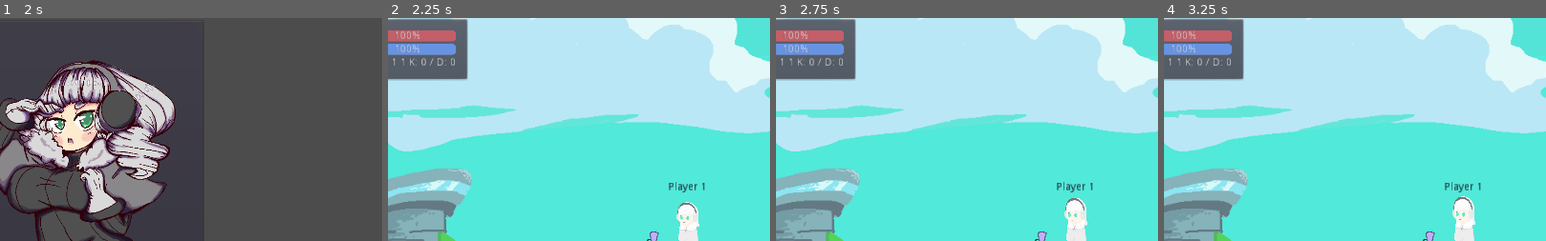
Above: before the commit, frames 1-4 (left to right).
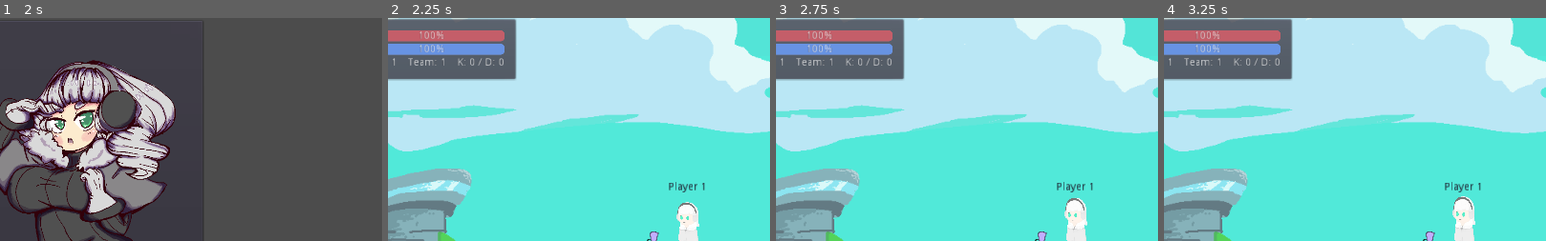
Above: after the commit, the same moments.

Repository: VGDC-UCI/Shooty-Game
Game: Godot game, scene res://src/main/server/Startup.tscn
The game is run twice, just before and just after one commit, with the same random seed, the same clock (stepped at 60 frames per second) and the same inputs. The engine's default icon, where the game draws it, is replaced by a stand-in: a white triangle on a blue panel in a dark square.
Inputs (mouse positions are % of the whole screen's width and height, from its top left):
- Up to frame 1 (2 s): click "Training Mode" at 0.5 s; click "Local Multiplayer" at 1.25 s
- Up to frame 2 (2.25 s): click "Start Game" at 2 s
- Up to frame 3 (2.75 s): no input
- Up to frame 4 (3.25 s): move the mouse to (72, 45) at 2.77 s; hold D (move_right) from 2.78 s (still down); right-click (72, 45) at 2.85 s; tap Space (jump_pressed) at 3.02 s; click (72, 45) at 3.05 s
The pictures show only the part of the screen within x 11-61%, y 0-50%; the shares and areas given below are measured in that part.

Frame 1 is identical in both runs. In frame 2, 4.6% of the frame differs, in the area x 2-34%, y 0-29%; in frame 3, 4.6%; in frame 4, 4.6%.

Commit message:
Added sound effects for jumping, shooting, dashing, and taking damage

Diff:
--- a/src/main/game/player/Player.tscn
+++ b/src/main/game/player/Player.tscn
@@ -10,6 +10,10 @@
 [ext_resource path="res://src/main/game/player/shield_bar.tres" type="StyleBox" id=8]
 [ext_resource path="res://src/main/game/player/health_bar.tres" type="StyleBox" id=9]
 [ext_resource path="res://src/main/game/player/progress_bar_back.tres" type="StyleBox" id=10]
+[ext_resource path="res://src/main/game/player/audio/shoot.wav" type="AudioStream" id=11]
+[ext_resource path="res://src/main/game/player/audio/jump..wav" type="AudioStream" id=12]
+[ext_resource path="res://src/main/game/player/audio/dash.wav" type="AudioStream" id=13]
+[ext_resource path="res://src/main/game/player/audio/hit.wav" type="AudioStream" id=14]
 
 [sub_resource type="AtlasTexture" id=1]
 flags = 4
@@ -424,3 +428,15 @@
 [node name="gun" type="Sprite" parent="Position2D"]
 position = Vector2( 53.5645, 0.374603 )
 texture = ExtResource( 7 )
+
+[node name="ShootSFX" type="AudioStreamPlayer2D" parent="."]
+stream = ExtResource( 11 )
+
+[node name="JumpSFX" type="AudioStreamPlayer2D" parent="."]
+stream = ExtResource( 12 )
+
+[node name="DashSFX" type="AudioStreamPlayer2D" parent="."]
+stream = ExtResource( 13 )
+
+[node name="HitSFX" type="AudioStreamPlayer2D" parent="."]
+stream = ExtResource( 14 )
--- a/src/main/game/player/player_behavior.gd
+++ b/src/main/game/player/player_behavior.gd
@@ -53,18 +53,20 @@
 # Jumping States
 var air_jumps_left = air_jumps
 var	jump_persistance_time_frame := 0.2 # The time frame after the last jump press will still activate
-var jump_persistance_time_left := 0.0 # The current time frame left for jump to be called
+puppet var jump_persistance_time_left := 0.0 # The current time frame left for jump to be called
 var on_ground_persistance_time_frame := 0.2 # The time frame since last ground touch that will still count as on ground
 var on_ground_persistance_time_left := 0.0 # The current time frame left for on ground to be true
-var half_jump := false
+puppet var half_jump := false
 var jumped: bool = false
 # Jumping References
 onready var jump_particles_scene: PackedScene = load("res://src/main/game/player/particles/JumpParticles.tscn")
+onready var jump_sfx: AudioStreamPlayer2D = $JumpSFX
 
 # Dash Properties
 export var dash_force := 1300
 onready var dash_timer = $DashTimer
 onready var dash_particles = $DashParticles
+onready var dash_sfx: AudioStreamPlayer2D = $DashSFX
 export(PackedScene) var dash_object
 export var dash_length := 1 # Dash cooldown
 export var dash_times := 1
@@ -98,6 +100,8 @@
 var time_left_till_next_bullet = fire_rate
 # Combat References
 onready var gun_particles_scene: PackedScene = load("res://src/main/game/player/particles/GunParticles.tscn")
+onready var shoot_sfx: AudioStreamPlayer2D = $ShootSFX
+onready var hit_sfx: AudioStreamPlayer2D = $HitSFX
 
 # Animations
 onready var animated_sprite: AnimatedSprite = $AnimatedSprite
@@ -246,6 +250,7 @@
 	jump_persistance_time_left = 0
 	jumped = true
 	spawn_jump_particles()
+	jump_sfx.play()
 
 
 func spawn_jump_particles() -> void:
@@ -295,6 +300,7 @@
 	var dash_node = dash_object.instance()
 	dash_timer.start(dash_length)
 	dash_particles.emitting = true
+	dash_sfx.play()
 	if(is_on_wall()):
 		is_dashing = false
 	is_dashing = false
@@ -317,6 +323,7 @@
 		get_tree().get_root().add_child(bullet)
 		time_left_till_next_bullet = fire_rate
 		spawn_gun_particles()
+		shoot_sfx.play()
 
 
 func spawn_gun_particles() -> void:
@@ -377,6 +384,8 @@
 
 
 func on_hit(damage: float) -> void:
+	hit_sfx.play()
+
 	if not show_status_bars:
 		toggle_status_bars()
 
--- a/src/main/game/player/player_controller.gd
+++ b/src/main/game/player/player_controller.gd
@@ -61,6 +61,8 @@
 		player.jump_persistance_time_left -= delta
 		player.jump_persistance_time_left = clamp(player.jump_persistance_time_left, 0, player.jump_persistance_time_frame)
 	player.half_jump = Input.is_action_just_released(control_scheme["jump"])
+	player.rset("jump_persistance_time_left", player.jump_persistance_time_left)
+	player.rset("half_jump", player.half_jump)
 
 
 func get_dashing_input() -> void:
--- a/src/main/world/PlayerScore.gd
+++ b/src/main/world/PlayerScore.gd
@@ -20,7 +20,7 @@
 	player = target
 	portrait.texture = player.player_portrait
 	name_label.text = player.player_name
-	team_label.text = str(player.team)
+	team_label.text = "Team: " + str(player.team)
 
 	health_bar.max_value = player.default_health
 	shield_bar.max_value = player.default_shield
--- a/src/main/world/PlayerScore.tscn
+++ b/src/main/world/PlayerScore.tscn
@@ -7,7 +7,7 @@
 [ext_resource path="res://src/main/world/PlayerScore.gd" type="Script" id=5]
 
 [node name="PlayerScore" type="PanelContainer"]
-margin_right = 188.0
+margin_right = 261.0
 margin_bottom = 84.0
 size_flags_vertical = 0
 script = ExtResource( 5 )
@@ -18,7 +18,7 @@
 [node name="MarginContainer" type="MarginContainer" parent="."]
 margin_left = 7.0
 margin_top = 7.0
-margin_right = 232.0
+margin_right = 254.0
 margin_bottom = 77.0
 custom_constants/margin_right = 10
 custom_constants/margin_top = 10
@@ -28,7 +28,7 @@
 [node name="HBoxContainer" type="HBoxContainer" parent="MarginContainer"]
 margin_left = 10.0
 margin_top = 10.0
-margin_right = 215.0
+margin_right = 237.0
 margin_bottom = 60.0
 alignment = 1
 
@@ -43,13 +43,13 @@
 
 [node name="VBoxContainer" type="VBoxContainer" parent="MarginContainer/HBoxContainer"]
 margin_left = 54.0
-margin_right = 205.0
+margin_right = 227.0
 margin_bottom = 50.0
 size_flags_horizontal = 3
 alignment = 1
 
 [node name="HealthBar" type="ProgressBar" parent="MarginContainer/HBoxContainer/VBoxContainer"]
-margin_right = 151.0
+margin_right = 173.0
 margin_bottom = 14.0
 rect_min_size = Vector2( 100, 0 )
 custom_styles/fg = ExtResource( 2 )
@@ -58,7 +58,7 @@
 
 [node name="ShieldBar" type="ProgressBar" parent="MarginContainer/HBoxContainer/VBoxContainer"]
 margin_top = 18.0
-margin_right = 151.0
+margin_right = 173.0
 margin_bottom = 32.0
 custom_styles/fg = ExtResource( 4 )
 custom_styles/bg = ExtResource( 3 )
@@ -66,8 +66,9 @@
 
 [node name="HBoxContainer" type="HBoxContainer" parent="MarginContainer/HBoxContainer/VBoxContainer"]
 margin_top = 36.0
-margin_right = 151.0
+margin_right = 173.0
 margin_bottom = 50.0
+custom_constants/separation = 15
 alignment = 1
 
 [node name="Name" type="Label" parent="MarginContainer/HBoxContainer/VBoxContainer/HBoxContainer"]
@@ -76,13 +77,13 @@
 text = "Name"
 
 [node name="Team" type="Label" parent="MarginContainer/HBoxContainer/VBoxContainer/HBoxContainer"]
-margin_left = 42.0
-margin_right = 93.0
+margin_left = 53.0
+margin_right = 104.0
 margin_bottom = 14.0
 text = "Team: 1"
 
 [node name="Score" type="Label" parent="MarginContainer/HBoxContainer/VBoxContainer/HBoxContainer"]
-margin_left = 97.0
-margin_right = 151.0
+margin_left = 119.0
+margin_right = 173.0
 margin_bottom = 14.0
 text = "K: 5 D: 1"
Not shown: 1 places in src/main/game/player/Player.tscn that only renumber resources
Not shown, added: src/main/game/player/audio/dash.wav.import
Not shown, added: src/main/game/player/audio/hit.wav.import
Not shown, added: src/main/game/player/audio/jump..wav.import
Not shown, added: src/main/game/player/audio/shoot.wav.import
Not shown, added: src/main/game/player/audio/dash.wav
Not shown, added: src/main/game/player/audio/hit.wav
Not shown, added: src/main/game/player/audio/jump..wav
Not shown, added: src/main/game/player/audio/shoot.wav
